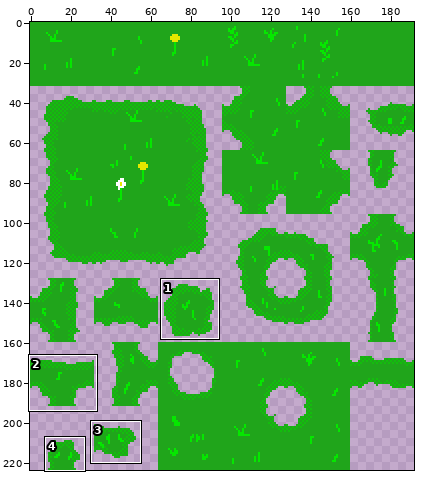
Two versions of one sprite sheet, sprites/tileset_hierba.png. Above, an overview of the earlier version with the close-up marked.
Close-up. Before the edit:
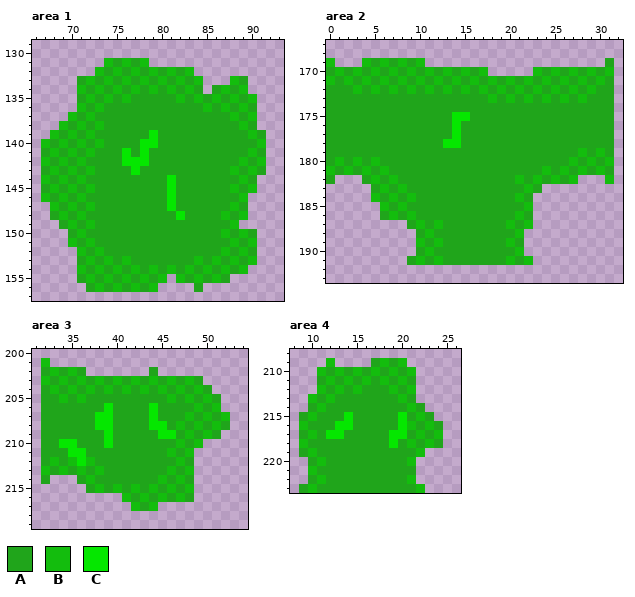
The file is 192x224 pixels. Shown: area 1: x 66..93, y 129..157; area 2: x 0..32, y 167..193; area 3: x 31..54, y 200..219; area 4: x 8..26, y 208..223. The commit also changed other parts of the picture, which this record leaves out.
Palette (. is transparent): A #20a51b  B #13bd0d  C #05e700
After the commit:
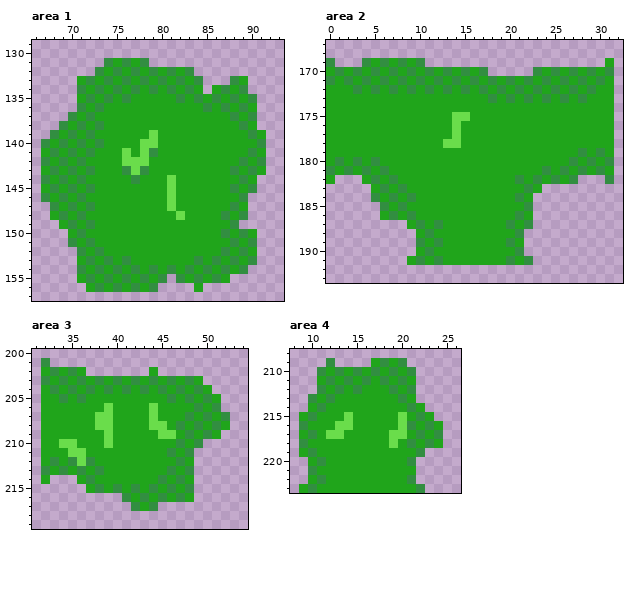
Edits made:
{"colour":"B","old":"#13bd0d","new":"#328e41"}
{"colour":"C","old":"#05e700","new":"#6add4b"}
{"where": "area 1"}
{"y":141,"x":79,"old":"A","new":"B"}
{"y":143,"x":76,"old":"A","new":"B"}
{"y":143,"x":78,"old":"A","new":"B"}
{"y":144,"x":77,"old":"A","new":"B"}
{"label":"changed","picture_box":[41,58,266,292]}
{"label":"changed","picture_box":[326,58,614,148]}
{"label":"changed","picture_box":[506,148,614,265]}
{"label":"changed","picture_box":[326,157,443,265]}
{"label":"changed","picture_box":[41,358,230,511]}
{"label":"changed","picture_box":[299,358,443,493]}
